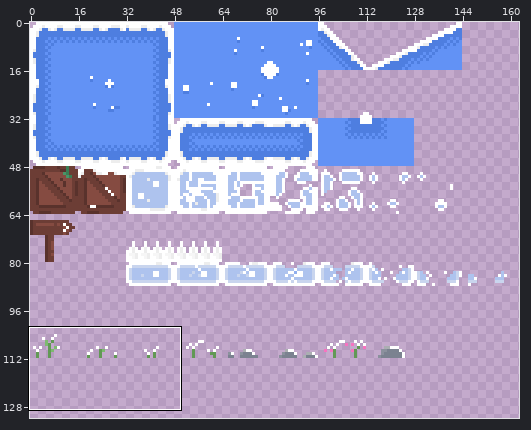
Two states of a sprite sheet, LifeOfWilbur/Assets/Sprites/Overworld_Tiles_Past.png. The picture above shows the old version from afar; the outline marks the close-up.
Close-up. Earlier state:
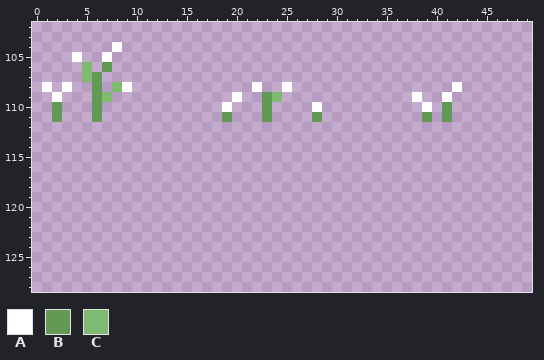
The file is 250x250 pixels. Shown: x 0..49, y 102..128. The wide view leaves out empty margins.
Palette (. is transparent): A #ffffff  B #629955  C #7eba70
Pixels before, first column x 1:
104 .......A..................................
105 ...A..A...................................
106 ....C.B...................................
107 ....CB....................................
108 A.A..B.CA............A..A................A
109 .A...BC............A..BC.............A..A.
110 .B...B............A...B....A..........A.B.
111 .B...B............B...B....B..........B.B.
The same view after the edit:
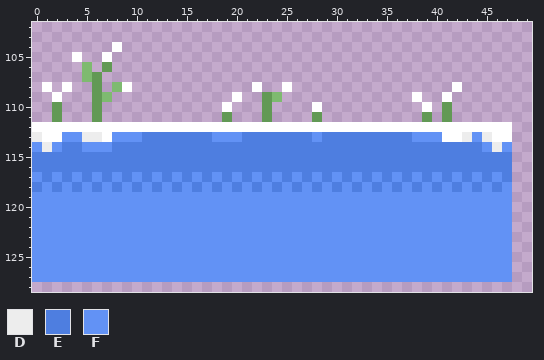
Colours new in this view: D #ededed  E #4e7ee0  F #6292f5
The commit says: Added soft ground to past tiles which mark where spikes appear
Difference:
Changed rows in their new state; - is an unchanged pixel.
first column x 0:
112 AAAAAAAAAAAAAAAAAAAAAAAAAAAAAAAAAAAAAAAAAAAAAAAA
113 DAAFFDDAFFFEEEEEEEFFFEEEEEEEFEEEEEEEEEFFFAADFDAA
114 FDFEEFFFEEEEEEEEEEEEEEEEEEEEEEEEEEEEEEEEEEEEEFDF
115 EEEEEEEEEEEEEEEEEEEEEEEEEEEEEEEEEEEEEEEEEEEEEEEE
116 EEEEEEEEEEEEEEEEEEEEEEEEEEEEEEEEEEEEEEEEEEEEEEEE
117 FEFEFEFEFEFEFEFEFEFEFEFEFEFEFEFEFEFEFEFEFEFEFEFE
118 EFEFEFEFEFEFEFEFEFEFEFEFEFEFEFEFEFEFEFEFEFEFEFEF
119 FFFFFFFFFFFFFFFFFFFFFFFFFFFFFFFFFFFFFFFFFFFFFFFF
120 FFFFFFFFFFFFFFFFFFFFFFFFFFFFFFFFFFFFFFFFFFFFFFFF
121 FFFFFFFFFFFFFFFFFFFFFFFFFFFFFFFFFFFFFFFFFFFFFFFF
122 FFFFFFFFFFFFFFFFFFFFFFFFFFFFFFFFFFFFFFFFFFFFFFFF
123 FFFFFFFFFFFFFFFFFFFFFFFFFFFFFFFFFFFFFFFFFFFFFFFF
124 FFFFFFFFFFFFFFFFFFFFFFFFFFFFFFFFFFFFFFFFFFFFFFFF
125 FFFFFFFFFFFFFFFFFFFFFFFFFFFFFFFFFFFFFFFFFFFFFFFF
126 FFFFFFFFFFFFFFFFFFFFFFFFFFFFFFFFFFFFFFFFFFFFFFFF
127 FFFFFFFFFFFFFFFFFFFFFFFFFFFFFFFFFFFFFFFFFFFFFFFF
